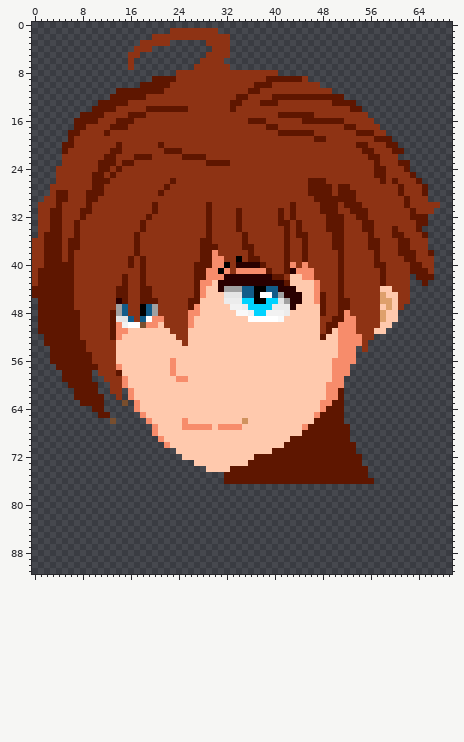
Sprite sheet, stored at gfx/unit/mc1/splash2.png. The first picture shows the starting point.
The file is 70x92 pixels. Colours within 5 levels of each other are drawn and written as one.
Now the later version:
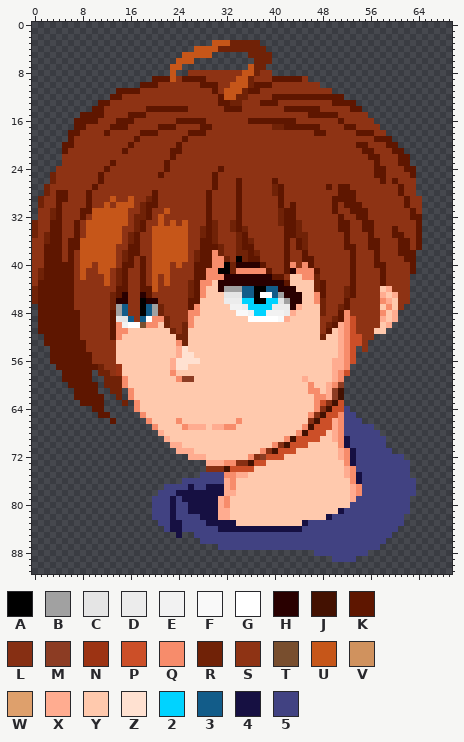
Palette (. is transparent): A #000000  B #a1a1a1  C #e5e5e5  D #ececec  E #f2f2f2  F #f9f9f9  G #ffffff  H #290000  J #431101  K #5e1600  L #862f13  M #8c3c23  N #9c3313  P #cc4f28  Q #f78c6b  R #702207  S #8e3314  T #784e2e  U #c65619  V #d0925e  W #dea06c  X #ffac90  Y #ffc9ad  Z #ffe1d1  2 #00d3ff  3 #125c89  4 #161042  5 #414282
What changed:
Changed rows in their new state; - is an unchanged pixel.
first column x 0:
 1 -----------------------........-------------------------------------
 2 --------------------.............-----------------------------------
 3 ------------------.....------.UUURRRRR------------------------------
 4 -----------------...-------UUUURRRRRRRR-----------------------------
 5 ----------------..-------UUUUU...---RRRR----------------------------
 6 ----------------.-------UUU-....-----RRR----------------------------
 7 ----------------.------UU--......---URR-----------------------------
 8 -----------------------U..---------UUR--.---------------------------
 9 -----------------------U-KKKK-----UUR--S----------------------------
10 ---------------------SS-----KKK--UUUR-------------------------------
11 ------------------SSSS--------K-UUUR--------------------------------
12 ---------------SSSS------------KUURR--------------------------------
13 -------------SSS---------------KKRR---------------------------------
14 ------------SS------------------K-K-------KKKKKK--------------------
15 -----------------------------------------SSSSS-KKKK-----------------
16 ------------------------KKKKK----------KKKKK-SSSSSS-----------------
17 ---------------------KKK----KK---------SRRKKKKKK--------------------
18 ------------------KKK-----KKK------------SSSSSSKK-------------------
19 -----------------K-------K---------------------SS-------------------
20 --------------S-K----S--K-------------------------------------------
21 -------------SSK------S---------------------------------------------
22 ------------SS---SSS---K-SSSS--------------------------------KK-----
23 -----------SS--SS-----K------SSSS-----------------------------------
24 -----------S--S-------K--------K-------------------------------K----
25 ---R------S--S-------K--------K-------------------------------------
26 ---R------S-S----------S------K---K-----K-----SSS---------------.---
27 --R--------S----------S-------K---K-----RK----SSS---------------..--
28 --R-------SS--------KS-------K----K-----RK----SSSS--------------..--
29 -R--------S--U--U--RK--------K----K------K-----SSS---------------.--
30 -R----------U-UUU-RK--------------K------K------SS---------------...
31 ---R------UUUUUU--RKS-U------------------RK-----SS---------------..-
32 ---R------UUUUUU-RR--U-------------------RK------SS--------------.--
33 R--------UUUUUUU-R---U-U-U----R--R-------R-KR----SS-K------------.--
34 R--------UUUUUU--R--UUUUUU--R-R--R-R-------KR----SS-K---------------
35 R-R------UUUUUU-R---UUUUUU--R-R---R--------KRR----SSK-----------K.--
36 --R-----UUUUUUU-R---UUUUUU----R---R-R-------KR----SSK-----------K.--
37 --------UUUUUU--K---UUUUUU-----R--R---------KR----SSKK----------K.--
38 --------UUUUUU-RK---UUUUUU-R---R--RR-R-------------S-K----------...-
39 --------UUUUUU-R----UUUUUU-R----R--R----------K----S-K----------...-
40 --------UU-UUU-K----UUU-U--------R------------K----S-K----------...-
41 -R------U--UU-RK----UUU---------AR-------------K---S-K----------...-
42 -R------U---U-R-----U-U------------------------R---S-K----------...-
43 ------------U-R-----U-U---R--------------------RK--S-K-----------.--
44 R-------------------U-----R--------------------RK--SRK-----X--------
45 R------------R-H--H-------R------------------------SRK----X-X-------
46 R------------R-H--AHH---------------------------R--S------QX--------
47 -------------R-------R----------------------X---R--R-------Q--------
48 ---------------------R---------------------X----R---------Q-X-------
49 ----------------------R-------------------X-------R--P----X-X-------
50 ----------------------R--R-----------------------R-X-P-----X--------
51 -----------------------R-R-------------------------X-P--------------
52 ------------------------RR----------------------R--X-PP-------------
53 ------------------------QR-------------------------X-PP-------------
54 ------------------------XZ-------------------------X-P--------------
55 ------------------------XZZ------------------------X-P--------------
56 -----------------------XZZZZ----------------------XX-P--------------
57 -----------R--N--------XZZ------------------------XX----------------
58 -----------RR-N-----------------------------------X-P---------------
59 ------------RRR----------MM------------------X----X-----------------
60 ------------RRR-------------------------------Q--X-M----------------
61 -------------RR-------------------------------QQ-XMJ----------------
62 --------------R--------------------------------QQXMJ----------------
63 ---------------R-------------------------------QPLJP----------------
64 -----------------------------------------------QLJPP5---------------
65 ----------------------------------------------QLJPPQ55--------------
66 -------------K----------QY--------QY----------LJPPXQ555-------------
67 --------------------------XXXYXX--Y-----------JPPPXQ55555-----------
68 --------------------.X----------------------QJPPPYXQ555555----------
69 ---------------------.X-------------------QJPPPPYYXQ4555555---------
70 ----------------------.XX---------------QLJPPPYYYYYQ4555555---------
71 ------------------------XXX-----------QLJPPPYYYYYYYXQ4555555--------
72 -------------------------.XXX-------QLMPPPYYYYYYYYYXQ455555555------
73 ---------------------------..XXXQQLLJPPYYYYYYYYYYYYYQ4555555555-----
74 -----------------------------LLLJPPPPYYYYYYYYYYYYYYYXQ555555555-----
75 ----------------------------5555QQXXYYYYYYYYYYYYYYYYXQ455555555-----
76 -------------------------5555555XQYYYYYYYYYYYYYYYYYYYQ4555555555----
77 ----------------------5555455444XQYYYYYYYYYYYYYYYYYYYXQ555555555----
78 ---------------------55544444444XXYYYYYYYYYYYYYYYYYYYXQ555555555----
79 --------------------55545444444XQYYYYYYYYYYYYYYYYYYYYX555555555-----
80 --------------------55545544444XQYYYYYYYYYYYYYYYYYYYY5555555555-----
81 --------------------55545544444XXYYYYYYYYYYYYYYYYYY455555555555-----
82 --------------------55545555444XXYYYYYYYYYYYYYYYY4555555555555------
83 ---------------------5544555544444YYYYYYYYYYY45555555555555555------
84 ----------------------544555555444444444444445555555555555555-------
85 ------------------------4--555555555555555555555555555555555--------
86 ----------------------------5555555555555555555555555555555---------
87 -------------------------------555555555555555555555555555----------
88 -----------------------------------------------555555555------------
89 --------------------------------------------------5555--------------
Boxes around the changes in both pictures, in picture pixels (x1, y1, x2, y2):
changed: (80, 28, 440, 562)
changed: (32, 172, 56, 304)
